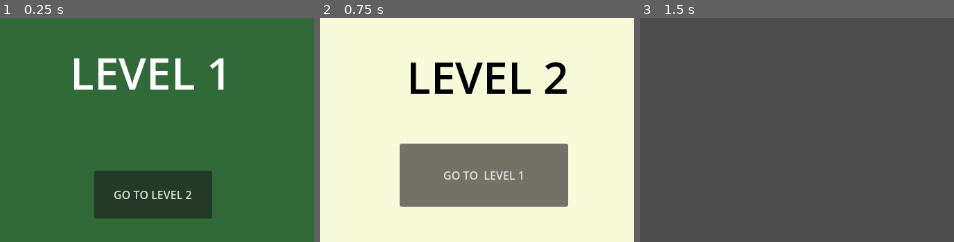
Above: before the commit, frames 1-3 (left to right).
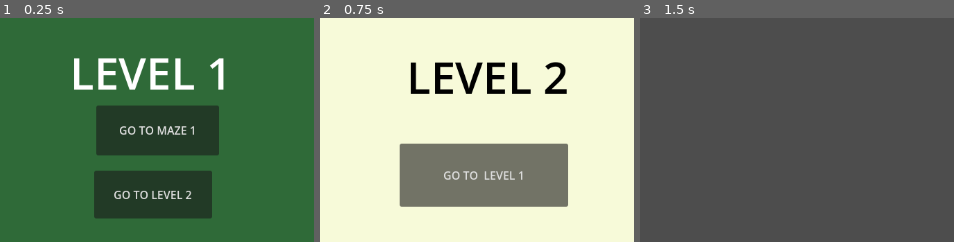
Above: after the commit, the same moments.

Repository: BKZeigler/CPSC362Platformer
Game: Godot game, scene res://scenes/sceneswitcher.tscn
Two runs of this game, one before a commit and one after it. Both use one fixed random seed, a clock stepped at 60 frames per second and the inputs below.
Inputs:
- Up to frame 1 (0.25 s): no input
- Up to frame 2 (0.75 s): click "GO TO LEVEL 2" at 0.5 s
- Up to frame 3 (1.5 s): click "GO TO LEVEL 1" at 1.25 s
The pictures show only the part of the screen within x 36-86%, y 39-88%; the shares and areas given below are measured in that part.

The runs differ from the first frame. In frame 1, 8.5% of the frame differs, in the area x 30-70%, y 39-62%; in frame 2, nothing differs; in frame 3, nothing differs.

Commit message:
Scene Switcher Functionality

Diff:
--- a/scenes/level1.tscn
+++ b/scenes/level1.tscn
@@ -160,4 +160,12 @@
 tile_map_data = PackedByteArray("AAAAAAAAAAAAAAAAAAABAAAAAAAAAAAAAAACAAAAAAAAAAAAAAADAAAAAAAAAAAAAAAEAAAAAAAAAAAAAAAFAA …(208 unchanged characters)…
 tile_set = SubResource("TileSet_oglng")
 
+[node name="L1B_2" type="Button" parent="."]
+offset_left = 469.0
+offset_top = 376.0
+offset_right = 646.0
+offset_bottom = 448.0
+text = "GO TO MAZE 1"
+
 [connection signal="pressed" from="L1B_1" to="." method="_on_l_1b_1_pressed"]
+[connection signal="pressed" from="L1B_2" to="." method="_on_l_1b_2_pressed"]
--- /dev/null
+++ b/scenes/level1m.tscn
@@ -0,0 +1,11 @@
+[gd_scene load_steps=2 format=3 uid="uid://dw0lpc7ah7d4h"]
+
+[ext_resource type="Script" path="res://scripts/maze_1.gd" id="1_vf2m0"]
+
+[node name="level1m" type="Node2D"]
+script = ExtResource("1_vf2m0")
+level_name = "level1m"
+
+[node name="ColorRect" type="ColorRect" parent="."]
+offset_right = 1104.0
+offset_bottom = 609.0
--- /dev/null
+++ b/scenes/level1s.tscn
@@ -0,0 +1,3 @@
+[gd_scene format=3 uid="uid://r6nx85y10xsx"]
+
+[node name="Node2D" type="Node2D"]
--- /dev/null
+++ b/scenes/level2m.tscn
@@ -0,0 +1,3 @@
+[gd_scene format=3 uid="uid://c1rgbfu2dq2tr"]
+
+[node name="Node2D" type="Node2D"]
--- /dev/null
+++ b/scenes/level2s.tscn
@@ -0,0 +1,3 @@
+[gd_scene format=3 uid="uid://cilmux1yu6w86"]
+
+[node name="Node2D" type="Node2D"]
--- /dev/null
+++ b/scenes/level3m.tscn
@@ -0,0 +1,3 @@
+[gd_scene format=3 uid="uid://c2kuhlclbdhs1"]
+
+[node name="Node2D" type="Node2D"]
--- /dev/null
+++ b/scenes/level3s.tscn
@@ -0,0 +1,3 @@
+[gd_scene format=3 uid="uid://dfa2p12diyf2n"]
+
+[node name="Node2D" type="Node2D"]
--- a/scripts/Level1.gd
+++ b/scripts/Level1.gd
@@ -2,7 +2,10 @@
 
 signal level_changed(level_name)
 
-@export () var level_name = "level"
+@export () var level_name = "level"  #level
 
-func _on_l_1b_1_pressed() -> void:
+func _on_l_1b_1_pressed() -> void:     #next level button
 	emit_signal("level_changed", level_name)
+
+func _on_l_1b_2_pressed() -> void:     #maze 1 button
+	emit_signal("level_changed", level_name + "_m")  #specifies maze
--- /dev/null
+++ b/scripts/maze_1.gd
@@ -0,0 +1,5 @@
+extends Node2D
+
+signal level_changed(level_name)
+
+@export () var level_name = "level"
--- a/scripts/sceneswitcher.gd
+++ b/scripts/sceneswitcher.gd
@@ -13,8 +13,22 @@
 	match current_level_name:
 		"one":
 			next_level_name = "2"
+		"one_m":
+			next_level_name = "1m"
+		"one_s":
+			next_level_name = "1s"
 		"two":
 			next_level_name = "3"
+		"two_m":
+			next_level_name = "2m"
+		"two_s":
+			next_level_name = "2s"
+		"three":
+			next_level_name = "3"
+		"three_m":
+			next_level_name = "3m"
+		"three_s":
+			next_level_name = "3s"
 		#can add here eventually is "three":  pointing to a "you won" scene
 		_:
 			return
